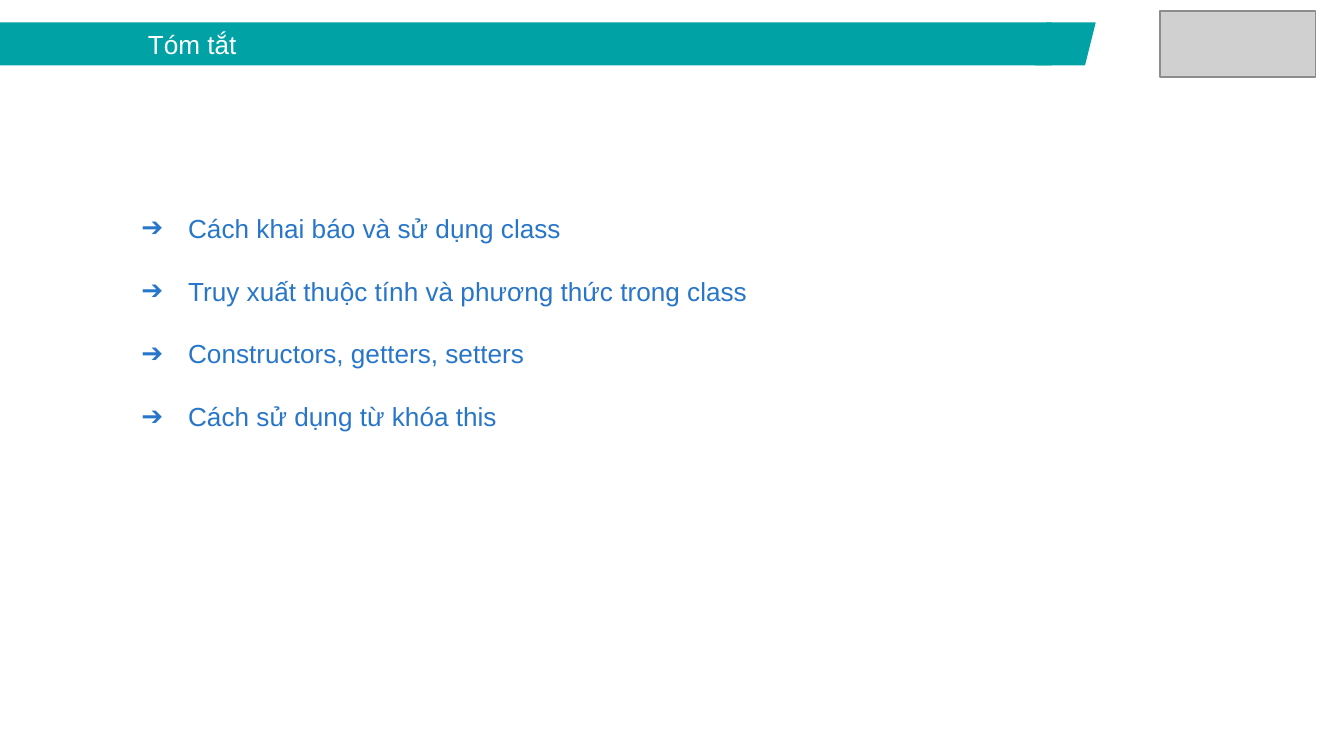
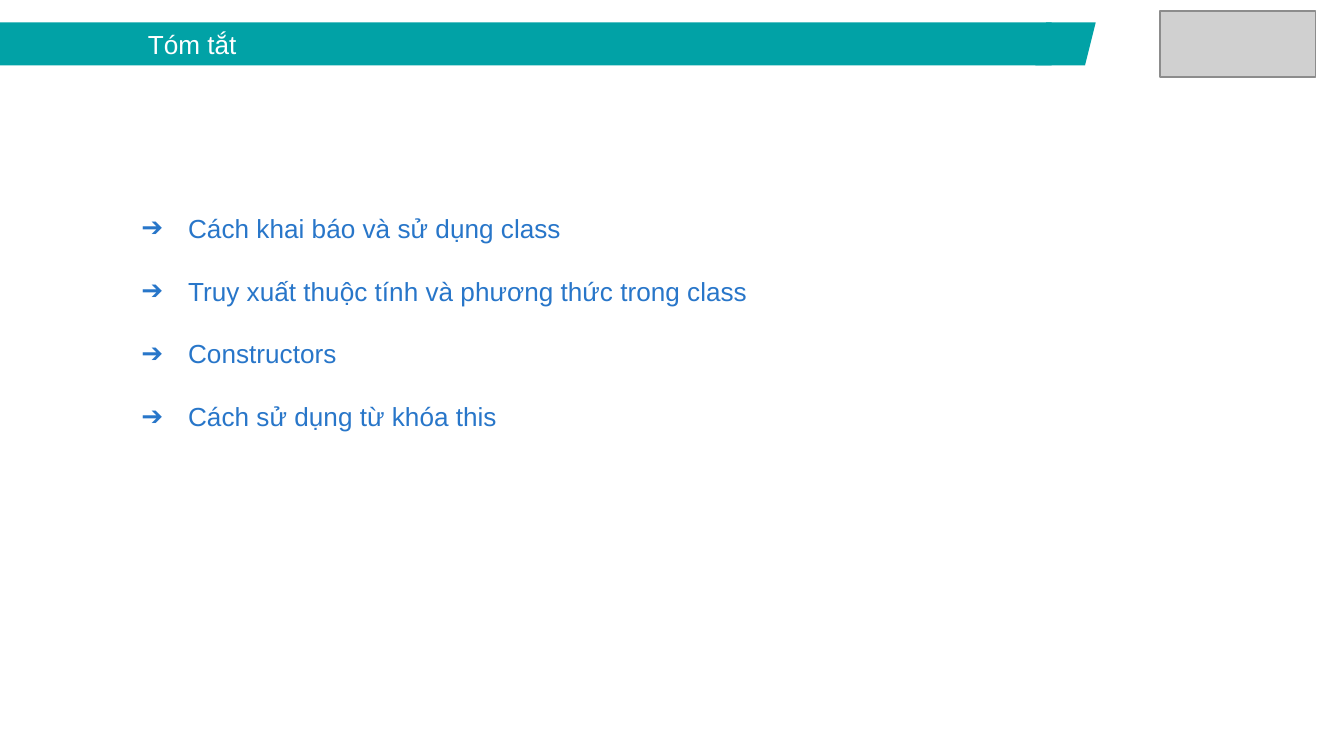
Before and after one commit to lamxung55/javacore, a slide deck: slide 19 of ppt/Java core - Lecture 5 - OOP.pptx. Drawn at 1344x756 pixels with LibreOffice and Linux fonts; fonts in the diff are those of the drawing; grey boxes stand for pictures. Boxes give left, top, right and bottom in pixels: in the first picture for what was removed or moved away, otherwise in the second. Text is boxed around its words. In the diff, an @@ line names an element or a change of style, - is before the commit and + after.

```diff
--- a/ppt/Java core - Lecture 5 - OOP.pptx
+++ b/ppt/Java core - Lecture 5 - OOP.pptx
@@ text at [188,344,336,364]: text changed @@
-➔ Constructors, getters, setters
+➔ Constructors
```
Also in this commit, not shown: 2 other slides changed, 10 other files.
